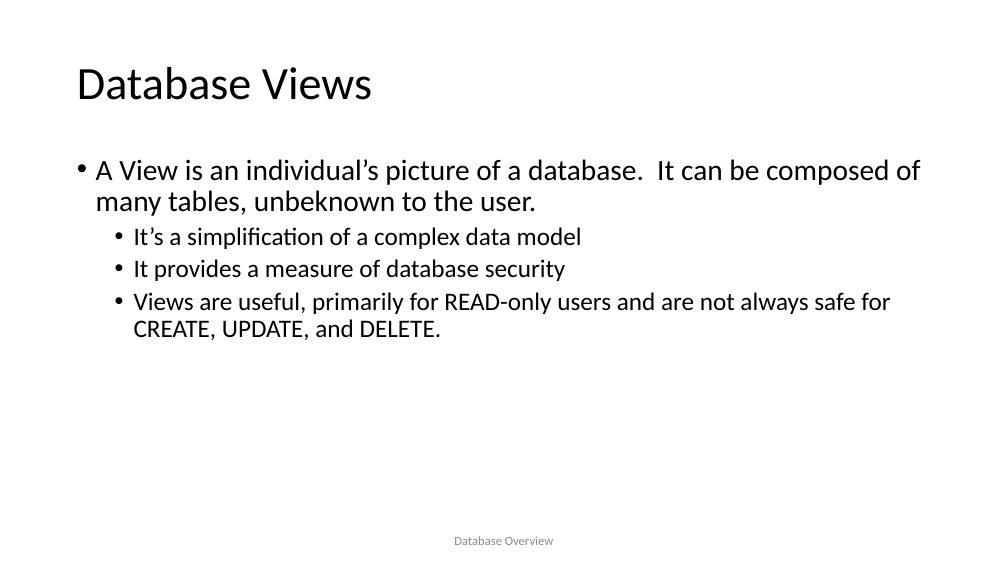
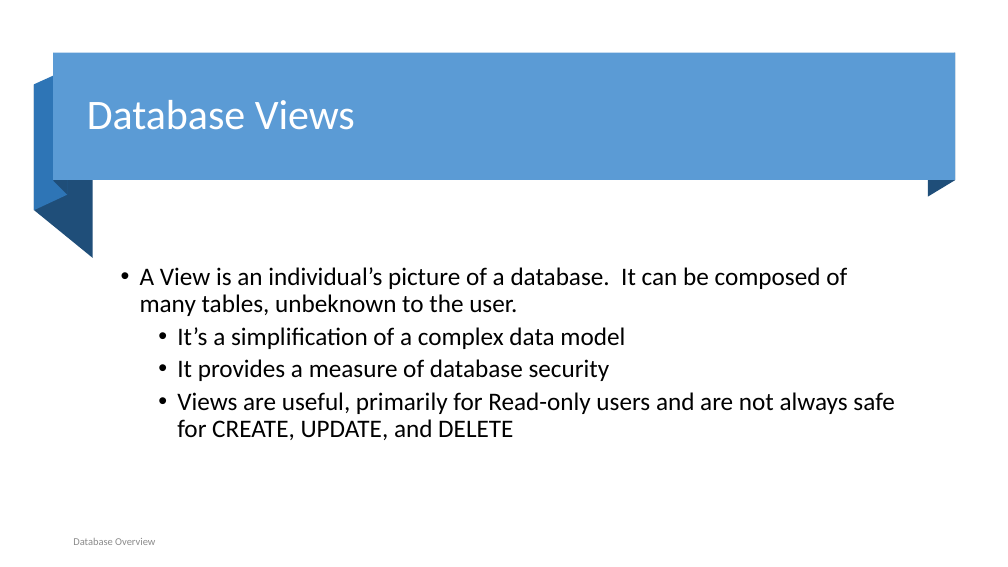
Before and after one commit to Daudsarfraz/CS4048-Data-Scienc, a slide deck: slide 22 of Slides/05_Database Overview.pptx. Drawn at 1008x567 pixels with LibreOffice and Linux fonts; fonts in the diff are those of the drawing. Boxes give left, top, right and bottom in pixels: in the first picture for what was removed or moved away, otherwise in the second. Text is boxed around its words. In the diff, an @@ line names an element or a change of style, - is before the commit and + after.

```diff
--- a/Slides/05_Database Overview.pptx
+++ b/Slides/05_Database Overview.pptx
@@ rectangle added at <box>53,53,955,181</box>, fill #5B9BD5 @@
@@ freeform shape added at <box>54,53,67,194</box>, fill #1F4E79 @@
@@ freeform shape added at <box>928,53,955,197</box>, fill #1F4E79 @@
@@ freeform shape added at <box>34,85,93,258</box>, fill #1F4E79 @@
@@ freeform shape added at <box>34,70,67,211</box>, fill #2E75B6 @@
@@ title "Database Views": place and size @@
-title "Database Views" at <box>77,67,372,100</box>
+title "Database Views" at <box>87,100,355,130</box>
@@ title "Database Views" at <box>87,100,355,130</box>: size 44 to 40 pt, text colour #000000 to #FFFFFF @@
@@ text "A View is an individual’s ...": place and size @@
-text "A View is an individual’s ..." at <box>96,159,920,340</box>
+text "A View is an individual’s ..." at <box>140,267,894,440</box>
@@ text "A View is an individual’s ..." at <box>140,267,894,440</box>: vertical alignment top to middle @@
@@ text at <box>140,267,847,316</box>: size 28 to 24 pt in "A View is an individual’s picture of ..." @@
@@ text at <box>177,392,894,440</box>: text changed @@
-  • Views are useful, primarily for READ-only users and are not always safe for CREATE, UPDATE, and DELETE.
+  • Views are useful, primarily for Read-only users and are not always safe for CREATE, UPDATE, and DELETE
@@ text "Database Overview": place and size @@
-text "Database Overview" at <box>454,536,553,545</box>
+text "Database Overview" at <box>73,538,155,545</box>
@@ text "Database Overview" at <box>73,538,155,545</box>: size 12 to 10 pt; alignment centre to left; more space between paragraphs @@
```
Also in this commit, not shown: 23 other slides changed, 1 slide added, 2 slides removed, 9 other files.
